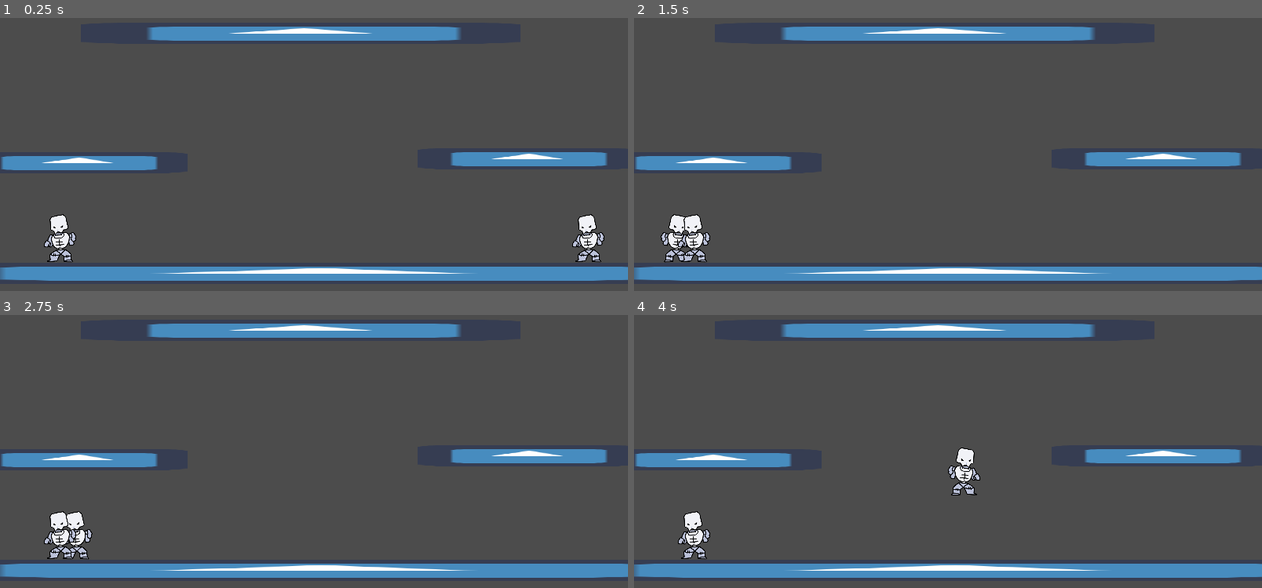
Above: before the commit, frames 1-4 (two rows, left to right).
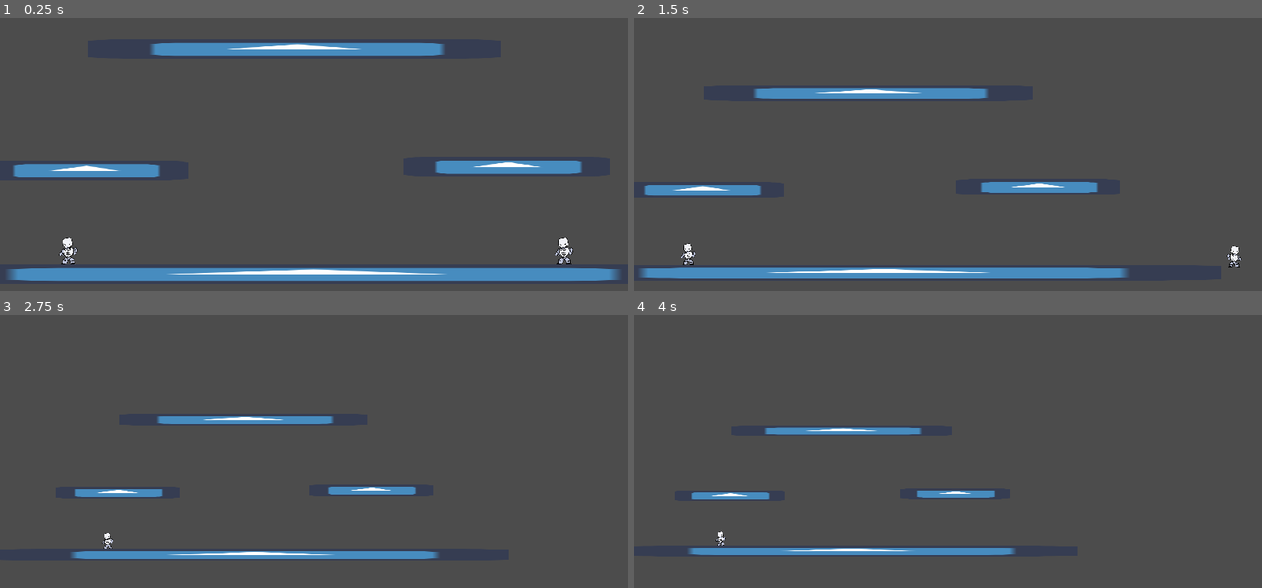
Above: after the commit, the same moments.

Repository: HelamanWarrior/Bone-Brawl
Game: Godot game, scene res://arenas/prototype/prototype.tscn
Same seed, same stepped clock (60 frames per second), same inputs: the game is played once before the commit and once after it. The engine's default icon, where the game draws it, is replaced by a stand-in: a white triangle on a blue panel in a dark square.
Inputs:
- Up to frame 1 (0.25 s): no input
- Up to frame 2 (1.5 s): hold Right (ui_right) from 0.53 s (still down); tap Space (jump) at 0.77 s
- Up to frame 3 (2.75 s): tap Space (jump) at 1.52 s; release Right (ui_right) at 2.03 s; hold Left (ui_left) from 2.03 s (still down)
- Up to frame 4 (4 s): release Left (ui_left) at 2.78 s; hold Right (ui_right) from 2.78 s (still down); tap Space (jump) at 3.02, 3.77 s

The runs differ from the first frame. In frame 1, 11% of the frame differs, in the area x 0-100%, y 3-97%; in frame 2, 12%; in frame 3, 14%; in frame 4, 14%.

Commit message:
camera functionality implemented

Diff:
--- a/arenas/prototype/prototype.tscn
+++ b/arenas/prototype/prototype.tscn
@@ -1,9 +1,16 @@
-[gd_scene load_steps=3 format=2]
+[gd_scene load_steps=5 format=2]
 
 [ext_resource path="res://player/player.tscn" type="PackedScene" id=1]
 [ext_resource path="res://arenas/environment/ground.tscn" type="PackedScene" id=2]
+[ext_resource path="res://camera/camera.gd" type="Script" id=3]
+[ext_resource path="res://camera/camera.tscn" type="PackedScene" id=4]
 
 [node name="PrototypeArea" type="Node2D"]
+
+[node name="Camera" parent="." instance=ExtResource( 4 )]
+position = Vector2( 0, 0 )
+offset = Vector2( 0, 600 )
+script = ExtResource( 3 )
 
 [node name="Player" parent="." instance=ExtResource( 1 )]
 position = Vector2( 1797, 803 )
--- /dev/null
+++ b/camera/camera.gd
@@ -0,0 +1,52 @@
+extends Camera2D
+
+const PADDING_PERCENT := 25
+
+onready var screen_size := Vector2(Global.GAME_WIDTH, Global.GAME_HEIGHT)
+onready var players = [get_node("../Player"), get_node("../Player2")]
+
+func _ready() -> void:
+	offset = screen_size * 0.5
+
+func calculate_box(screen_size) -> Rect2:
+	var min_x := INF
+	var max_x := -INF
+	var min_y := INF
+	var max_y := -INF
+
+	# find lowest -x, -y and highest x, y
+	for player in players:
+		var pos: Vector2 = player.global_position
+
+		min_x = min(min_x, pos.x) # if pos.x is less than infinity keep it
+		max_x = max(max_x, pos.x) # if pos.x is more than negative infinity keep it
+
+		min_y = min(min_y, pos.y)
+		max_y = max(max_y, pos.y)
+
+	var correct_pixel = -(screen_size * 0.01) * -PADDING_PERCENT
+
+	var four_point_list = [
+		min_x - correct_pixel.y,
+		max_x + correct_pixel.y,
+		min_y - correct_pixel.y,
+		max_y + correct_pixel.y
+	]
+	return rect2_from_4_point_list(four_point_list)
+
+func rect2_from_4_point_list(list) -> Rect2:
+	var center = Vector2( ((list[0] + list[1]) * 0.5), ((list[3] + list[2]) * 0.5) )
+	var size = Vector2( (list[1] - list[0]), (list[3] - list[2]) )
+	return Rect2(center, size)
+
+func _physics_process(_delta: float) -> void:
+	var custom_rect2 := calculate_box(screen_size)
+	var zoom_ratio := max(custom_rect2.size.x / screen_size.x, custom_rect2.size.y / screen_size.y)
+
+	var offset_target := custom_rect2.position
+	offset_target.y = clamp(offset_target.y, 0, 525 / zoom.x)
+
+	var zoom_target := Vector2(1, 1) * clamp(zoom_ratio, 0.5, 2.0)
+
+	offset = lerp(offset, offset_target, 0.1)
+	zoom = lerp(zoom, zoom_target, 0.05)
--- /dev/null
+++ b/camera/camera.tscn
@@ -0,0 +1,5 @@
+[gd_scene format=2]
+
+[node name="Camera" type="Camera2D"]
+position = Vector2( 960, 540 )
+current = true
--- a/player/player.gd
+++ b/player/player.gd
@@ -31,7 +31,7 @@
 
 	check_for_jump_regen()
 
-	screen_wrap()
+	#screen_wrap()
 	velocity = move_and_slide(velocity, Vector2.UP)
 
 func movement_raw_input() -> Vector2:
--- a/player/player.tscn
+++ b/player/player.tscn
@@ -4,15 +4,16 @@
 [ext_resource path="res://player/player.gd" type="Script" id=2]
 
 [sub_resource type="RectangleShape2D" id=1]
-extents = Vector2( 24.5, 67.5 )
+extents = Vector2( 24.5, 37.5 )
 
 [node name="Player" type="KinematicBody2D"]
 script = ExtResource( 2 )
 
 [node name="Sprite" type="Sprite" parent="."]
-scale = Vector2( 0.5, 0.5 )
+scale = Vector2( 0.3, 0.3 )
 texture = ExtResource( 1 )
 
 [node name="CollisionShape2D" type="CollisionShape2D" parent="."]
-position = Vector2( 0.5, 7.5 )
+visible = false
+position = Vector2( 0.5, 6.5 )
 shape = SubResource( 1 )
--- a/project.godot
+++ b/project.godot
@@ -18,6 +18,7 @@
 
 Global="*res://singletons/global.gd"
 InputManager="*res://singletons/input_manager.gd"
+GameEvent="*res://singletons/game_event.gd"
 
 [display]
 
--- /dev/null
+++ b/singletons/game_event.gd
@@ -0,0 +1 @@
+extends Node
